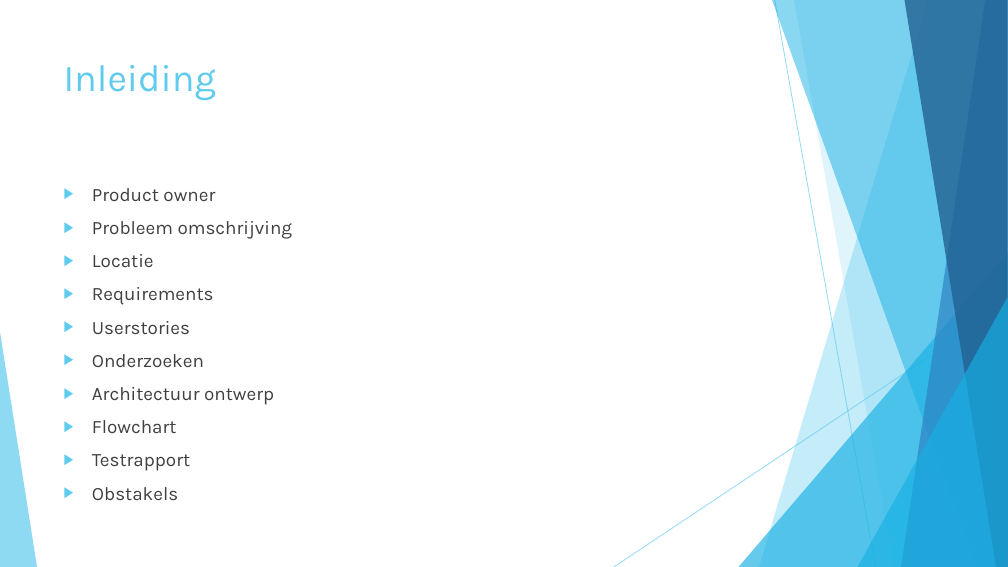
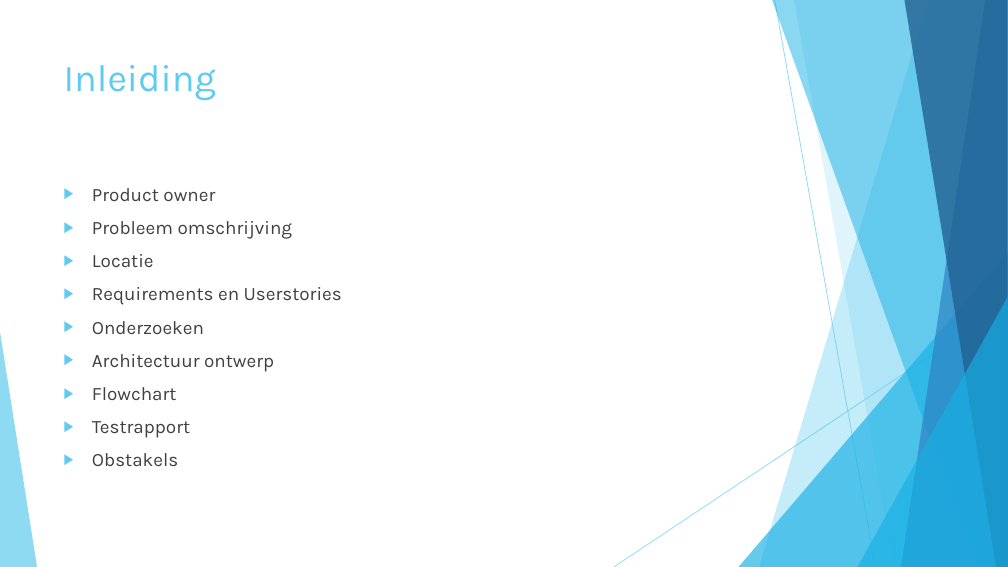
Before and after one commit to merelvdleeden/plastic_vanger, a slide deck: slide 2 of documentatie/scrum presentaties/50% presentatie.pptx. Drawn at 1008x567 pixels with LibreOffice and Linux fonts; fonts in the diff are those of the drawing. Boxes give left, top, right and bottom in pixels: in the first picture for what was removed or moved away, otherwise in the second. Text is boxed around its words. In the diff, an @@ line names an element or a change of style, - is before the commit and + after.

```diff
--- a/documentatie/scrum presentaties/50% presentatie.pptx
+++ b/documentatie/scrum presentaties/50% presentatie.pptx
@@ text at [92, 287, 342, 305]: text changed @@
-▶ Requirements
-▶ Userstories
+▶ Requirements en Userstories
```
Also in this commit, not shown: 3 other slides changed, 1 slide added, 1 slide removed, 2 other files.
